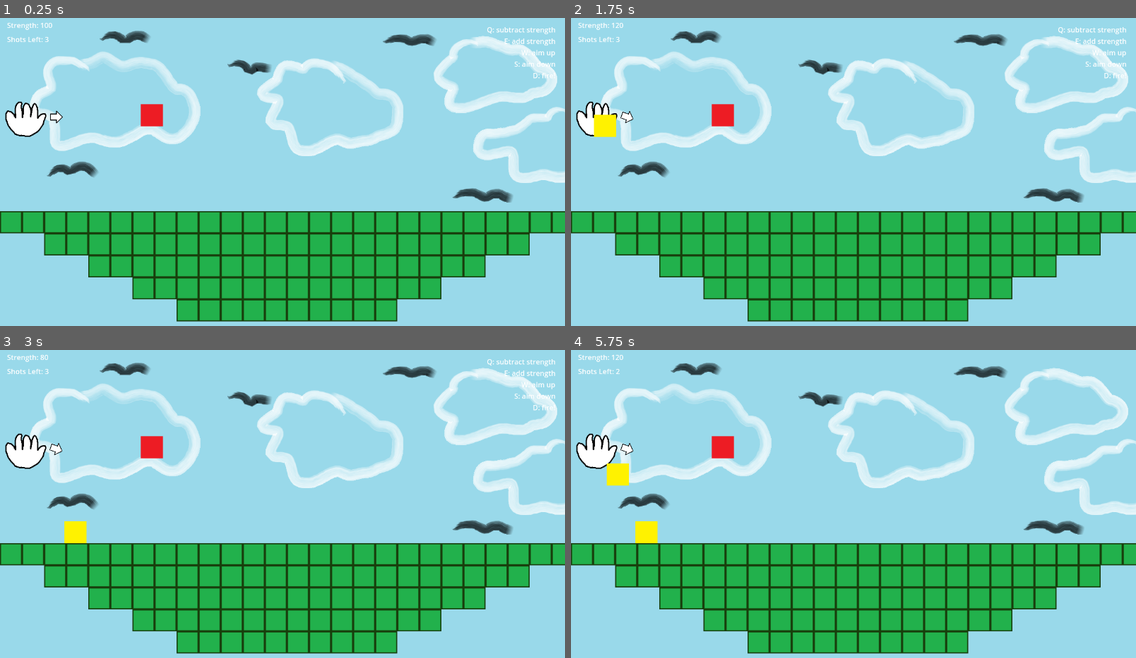
Above: before the commit, frames 1-4 (two rows, left to right).
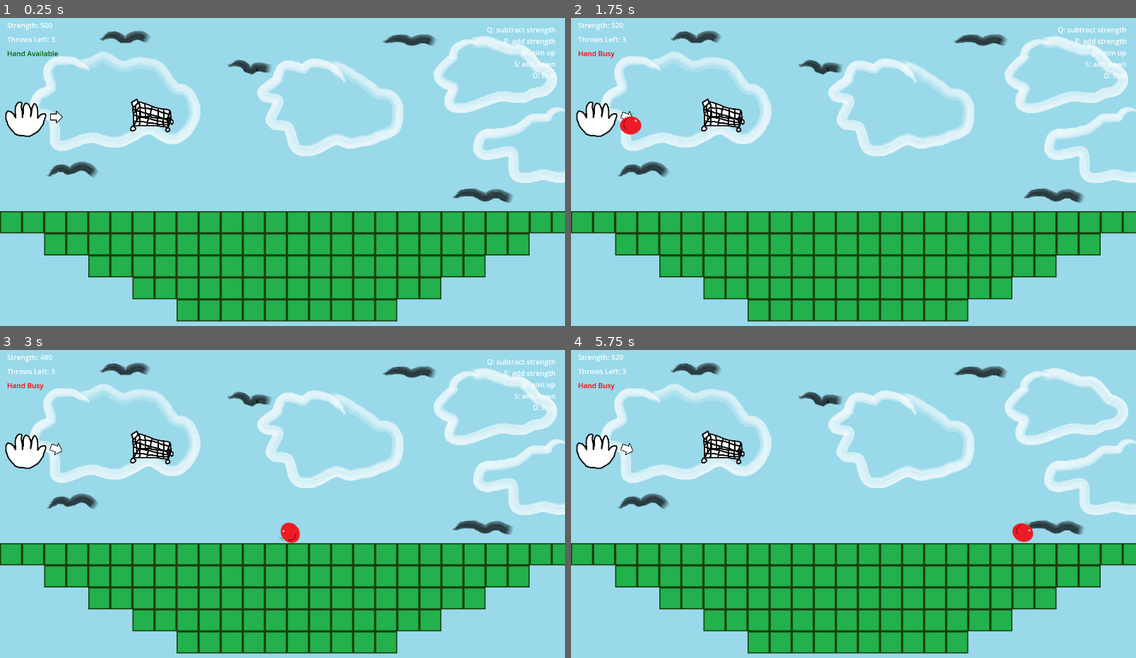
Above: after the commit, the same moments.

Repository: bsu-cs315/E1.1-Hovell
Game: Godot game, scene res://level.tscn
Same seed, same stepped clock (60 frames per second), same inputs: the game is played once before the commit and once after it.
Inputs:
- Up to frame 1 (0.25 s): no input
- Up to frame 2 (1.75 s): tap Enter at 0.5 s; tap E (addStrength) at 0.6 s; tap S (addY) at 0.8, 1.35 s; tap Space at 1.25 s; tap D (launch, bound only before the commit) at 1.55 s
- Up to frame 3 (3 s): tap D (launch, bound only before the commit) at 2.1 s; tap Q (subtractStrength) at 2.3, 2.85 s
- Up to frame 4 (5.75 s): tap W (subtractY) at 3.05, 3.6 s; tap E (addStrength) at 3.8, 4.35 s; tap S (addY) at 4.55, 5.1 s; tap D (launch, bound only before the commit) at 5.3 s

The runs differ from the first frame. In frame 1, 0.7% of the frame differs, in the area x 1-31%, y 1-38%; in frame 2, 1.2%; in frame 3, 1.2%; in frame 4, 1.5%, in the area x 1-82%, y 1-63%.

Commit message:
Refactor tomato and shopping cart in graphics and scripts

Diff:
--- a/obstacle.tscn
+++ b/ShoppingCart.tscn
@@ -1,10 +1,10 @@
 [gd_scene load_steps=4 format=3 uid="uid://dg2migv8m5u0y"]
 
-[ext_resource type="Texture2D" uid="uid://dsxo1rkvmklah" path="res://obstacle.png" id="1_d5axa"]
-[ext_resource type="Script" path="res://obstacle.gd" id="1_rulwq"]
+[ext_resource type="Texture2D" uid="uid://dsxo1rkvmklah" path="res://ShoppingCart.png" id="1_d5axa"]
+[ext_resource type="Script" path="res://shoppingCart.gd" id="1_rulwq"]
 
 [sub_resource type="RectangleShape2D" id="RectangleShape2D_ieg64"]
-size = Vector2(100, 99)
+size = Vector2(84, 60)
 
 [node name="Obstacle" type="RigidBody2D"]
 gravity_scale = 0.0
@@ -13,12 +13,10 @@
 script = ExtResource("1_rulwq")
 
 [node name="CollisionShape2D" type="CollisionShape2D" parent="."]
-position = Vector2(0, -1.5)
-scale = Vector2(0.5, 0.5)
+position = Vector2(0, -3)
 shape = SubResource("RectangleShape2D_ieg64")
 
 [node name="Sprite2D" type="Sprite2D" parent="."]
-scale = Vector2(0.5, 0.5)
 texture = ExtResource("1_d5axa")
 
 [connection signal="body_entered" from="." to="." method="_on_body_entered"]
--- /dev/null
+++ b/Tomato.tscn
@@ -0,0 +1,29 @@
+[gd_scene load_steps=4 format=3 uid="uid://b1i0kthdkt1vn"]
+
+[ext_resource type="Script" path="res://shooter.gd" id="1_f8xly"]
+[ext_resource type="Texture2D" uid="uid://djdjj6tap238g" path="res://Tomato.png" id="2_86xsk"]
+
+[sub_resource type="CapsuleShape2D" id="CapsuleShape2D_s1r76"]
+radius = 48.0
+height = 96.0
+
+[node name="Tomato" type="RigidBody2D"]
+mass = 0.5
+gravity_scale = 0.2
+contact_monitor = true
+max_contacts_reported = 100
+script = ExtResource("1_f8xly")
+
+[node name="CollisionShape2D" type="CollisionShape2D" parent="."]
+z_index = 1
+position = Vector2(-1, -1)
+scale = Vector2(0.5, 0.5)
+shape = SubResource("CapsuleShape2D_s1r76")
+
+[node name="Sprite2D" type="Sprite2D" parent="."]
+position = Vector2(-1, -5)
+scale = Vector2(0.5, 0.5)
+texture = ExtResource("2_86xsk")
+
+[connection signal="body_entered" from="." to="." method="_on_body_entered"]
+[connection signal="sleeping_state_changed" from="." to="." method="_on_sleeping_state_changed"]
--- a/hand.gd
+++ b/hand.gd
@@ -3,43 +3,47 @@
 @onready var sfxPew : AudioStreamPlayer = $SFXPew
 @onready var hudObject : HUD = $"../HUD"
 
-var strength : float = 100
-var yDirection : float = 0
-var isLanded : bool = false
-var ball : Shooter
-var isShot : bool = false
-var shotsLeft : int = 3
+var throwStrength : float = 500
+var throwYDirection : float = 0
+var tomatoObject : Tomato
+var isThrown : bool = false
+var throwsLeft : int = 3
 
 func _ready() -> void:
-	hudObject.updateShotsLeft(shotsLeft)
+	hudObject.updateThrowsLeft(throwsLeft)
+	hudObject.updateHandAvailable(true)
 
 func _process(_delta: float) -> void:
-	if (isShot): if (ball.getIsLanded()):
-		isShot = false
-		shotsLeft -= 1
-		hudObject.updateShotsLeft(shotsLeft)
+	if (isThrown): if (tomatoObject.getIsLanded()):
+		isThrown = false
+		throwsLeft -= 1
+		hudObject.updateThrowsLeft(throwsLeft)
+		if (throwsLeft > 0):
+			hudObject.updateHandAvailable(true)
+		else:
+			hudObject.handFinished()
 
-
-func launch() -> void:
-	if (shotsLeft > 0 && !isShot):
+func throw() -> void:
+	if (throwsLeft > 0 && !isThrown):
 		sfxPew.play()
-		ball = load("res://shooter.tscn").instantiate()
-		get_parent().add_child(ball)
-		ball.global_position = global_position
-		ball.apply_impulse(Vector2(strength,yDirection * 5), Vector2(1,yDirection).normalized())
-		isShot = true
+		tomatoObject = load("res://Tomato.tscn").instantiate()
+		get_parent().add_child(tomatoObject)
+		tomatoObject.global_position = global_position
+		tomatoObject.apply_impulse(Vector2(throwStrength,throwYDirection * 5), Vector2(1,throwYDirection).normalized())
+		isThrown = true
+		hudObject.updateHandAvailable(false)
 
 func addY() -> void:
-	if (yDirection < 90):
-		yDirection += 10
+	if (throwYDirection < 90):
+		throwYDirection += 10
 
 func subtractY() -> void:
-	if (yDirection > -90):
-		yDirection -= 10
+	if (throwYDirection > -90):
+		throwYDirection -= 10
 
 func addStrength() -> void:
-	strength += 20
+	throwStrength += 20
 
 func subtractStrength() -> void:
-	if (strength > 0):
-		strength -= 20
+	if (throwStrength > 0):
+		throwStrength -= 20
--- a/hud.gd
+++ b/hud.gd
@@ -2,7 +2,8 @@
 
 @onready var strengthLabel : Label = $StrengthLabel
 @onready var instructionsLabel : Label = $InstructionsLabel
-@onready var shotsLeftLabel : Label = $ShotsLeftLabel
+@onready var throwsLeftLabel : Label = $ThrowsLeftLabel
+@onready var handAvailableLabel : Label = $HandAvailableLabel
 
 func updateStrength(strength) -> void:
 	strengthLabel.text = "Strength: " + str(strength)
@@ -10,5 +11,17 @@
 func _on_timer_timeout() -> void:
 	instructionsLabel.hide()
 
-func updateShotsLeft(shotsLeft) -> void:
-	shotsLeftLabel.text = "Shots Left: " + str(shotsLeft)
+func updateThrowsLeft(throwsLeft) -> void:
+	throwsLeftLabel.text = "Throws Left: " + str(throwsLeft)
+
+func updateHandAvailable(canThrow):
+	if (canThrow):
+		handAvailableLabel.text = "Hand Available"
+		handAvailableLabel.modulate = Color.DARK_GREEN
+	else:
+		handAvailableLabel.text = "Hand Busy"
+		handAvailableLabel.modulate = Color.RED
+
+func handFinished():
+	handAvailableLabel.text = "Ran out of tomatoes!"
+	handAvailableLabel.modulate = Color.DARK_ORANGE
--- a/hud.tscn
+++ b/hud.tscn
@@ -35,11 +35,18 @@
 one_shot = true
 autostart = true
 
-[node name="ShotsLeftLabel" type="Label" parent="."]
+[node name="ThrowsLeftLabel" type="Label" parent="."]
 offset_left = 16.0
 offset_top = 48.0
 offset_right = 98.0
 offset_bottom = 71.0
 text = "Shots Left:"
 
+[node name="HandAvailableLabel" type="Label" parent="."]
+offset_left = 16.0
+offset_top = 80.0
+offset_right = 99.0
+offset_bottom = 103.0
+text = "Can Throw"
+
 [connection signal="timeout" from="Timer" to="." method="_on_timer_timeout"]
--- a/level.gd
+++ b/level.gd
@@ -7,24 +7,24 @@
 
 
 func _ready() -> void:
-	hudObject.updateStrength(handObject.strength)
+	hudObject.updateStrength(handObject.throwStrength)
 
 func _process(_delta: float) -> void:
-	if (Input.is_action_just_pressed("launch")):
-		handObject.launch()
+	if (Input.is_action_just_pressed("throw")):
+		handObject.throw()
 
 	if (Input.is_action_just_pressed("addStrength")):
 		handObject.addStrength()
-		hudObject.updateStrength(handObject.strength)
+		hudObject.updateStrength(handObject.throwStrength)
 
 	if (Input.is_action_just_pressed("subtractStrength")):
 		handObject.subtractStrength()
-		hudObject.updateStrength(handObject.strength)
+		hudObject.updateStrength(handObject.throwStrength)
 
 	if (Input.is_action_just_pressed("addY")):
 		handObject.addY()
-		if (handObject.yDirection < 90): arrowSprite.rotation_degrees += 10
+		if (handObject.throwYDirection < 90): arrowSprite.rotation_degrees += 10
 
 	if (Input.is_action_just_pressed("subtractY")):
 		handObject.subtractY()
-		if (handObject.yDirection > -90): arrowSprite.rotation_degrees -= 10
+		if (handObject.throwYDirection > -90): arrowSprite.rotation_degrees -= 10
--- a/level.tscn
+++ b/level.tscn
@@ -4,7 +4,7 @@
 [ext_resource type="Texture2D" uid="uid://g5te2ra2eisv" path="res://floor.png" id="2_mkscy"]
 [ext_resource type="Texture2D" uid="uid://2kk7416mees2" path="res://arrow.png" id="3_gatks"]
 [ext_resource type="PackedScene" uid="uid://bna0kb2xta5wl" path="res://hud.tscn" id="4_3owsy"]
-[ext_resource type="PackedScene" uid="uid://dg2migv8m5u0y" path="res://obstacle.tscn" id="5_52lv3"]
+[ext_resource type="PackedScene" uid="uid://dg2migv8m5u0y" path="res://ShoppingCart.tscn" id="5_52lv3"]
 [ext_resource type="PackedScene" uid="uid://bgtv5t1ysrhdj" path="res://hand.tscn" id="7_4gnjw"]
 [ext_resource type="Texture2D" uid="uid://dyn365uj6d6lm" path="res://background.png" id="7_ynuv2"]
 
@@ -25,7 +25,7 @@
 
 [node name="GroundTileMap" type="TileMapLayer" parent="."]
 scale = Vector2(0.5, 0.5)
-tile_map_data = PackedByteArray("AAAAAAkAAAAAAAAAAAABAAkAAAA …(2224 unchanged characters)… AAAAAAAACAP3/AAAAAAAAAAABAP3/AAAAAAAAAAA=")
+tile_map_data = PackedByteArray("AAAAAAkAAAAAAAAAAAABAAkAAAA …(2224 unchanged characters)… AAAAAAAACAP3/AAAAAAAAAAABAP3/AAAAAAAAAAAUAA8AAAAAAAAAAAA=")
 tile_set = SubResource("TileSet_thl1w")
 rendering_quadrant_size = 100
 
--- a/project.godot
+++ b/project.godot
@@ -23,7 +23,7 @@
 
 [input]
 
-launch={
+throw={
 "deadzone": 0.5,
 "events": [Object(InputEventKey,"resource_local_to_scene":false,"resource_name":"","device":-1,"window_id":0,"alt_press …(192 unchanged characters)…
 ]
--- a/shooter.gd
+++ b/shooter.gd
@@ -1,14 +1,13 @@
-class_name Shooter extends RigidBody2D
+class_name Tomato extends RigidBody2D
 
-var touchingGround : bool = false
+var finishedThrow : bool = false
 var isSleeping : bool = false
 
 func _on_sleeping_state_changed() -> void:
 	isSleeping = true
 
-
 func _on_body_entered(body: Node) -> void:
-	if (body.name == "GroundTileMap" || body.name == "Shooter"): touchingGround = true
+	if (body.name == "GroundTileMap" || body.name == "Tomato"): finishedThrow = true
 
 func getIsLanded() -> bool:
-	return isSleeping && touchingGround
+	return isSleeping && finishedThrow
--- a/shooter.tscn
+++ /dev/null
@@ -1,26 +0,0 @@
-[gd_scene load_steps=4 format=3 uid="uid://b1i0kthdkt1vn"]
-
-[ext_resource type="Script" path="res://shooter.gd" id="1_dcmwa"]
-[ext_resource type="Texture2D" uid="uid://cd0rp6hkn54v4" path="res://shooter.png" id="1_yvh8s"]
-
-[sub_resource type="RectangleShape2D" id="RectangleShape2D_exbvm"]
-size = Vector2(100, 100)
-
-[node name="Shooter" type="RigidBody2D"]
-position = Vector2(58, 236)
-mass = 0.1
-gravity_scale = 0.2
-contact_monitor = true
-max_contacts_reported = 100
-script = ExtResource("1_dcmwa")
-
-[node name="CollisionShape2D" type="CollisionShape2D" parent="."]
-scale = Vector2(0.5, 0.5)
-shape = SubResource("RectangleShape2D_exbvm")
-
-[node name="Sprite2D" type="Sprite2D" parent="."]
-scale = Vector2(0.5, 0.5)
-texture = ExtResource("1_yvh8s")
-
-[connection signal="body_entered" from="." to="." method="_on_body_entered"]
-[connection signal="sleeping_state_changed" from="." to="." method="_on_sleeping_state_changed"]
--- a/obstacle.gd
+++ b/shoppingCart.gd
@@ -1,4 +1,4 @@
-class_name Obstacle extends RigidBody2D
+class_name ShoppingCart extends RigidBody2D
 
 func _on_body_entered(_body: Node) -> void:
 	$".".queue_free()
Binary file added: ShoppingCart.png
Not shown, changed: ShoppingCart.png.import
Binary file added: Tomato.png
Not shown, changed: Tomato.png.import
Binary file removed: obstacle.png
Binary file removed: shooter.png
